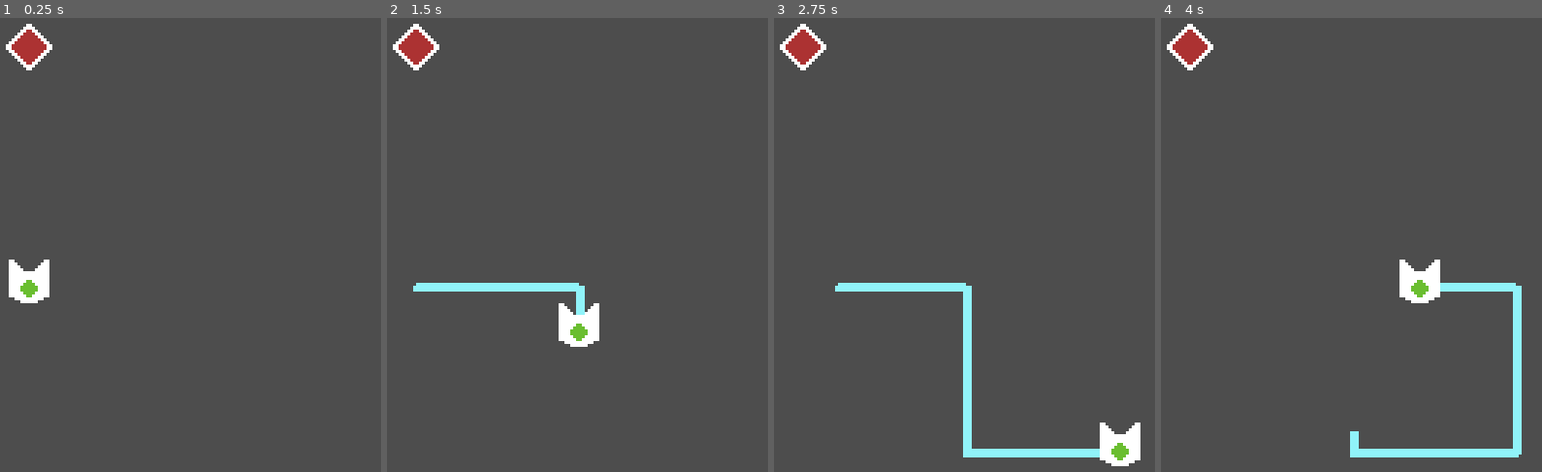
Above: before the commit, frames 1-4 (left to right).
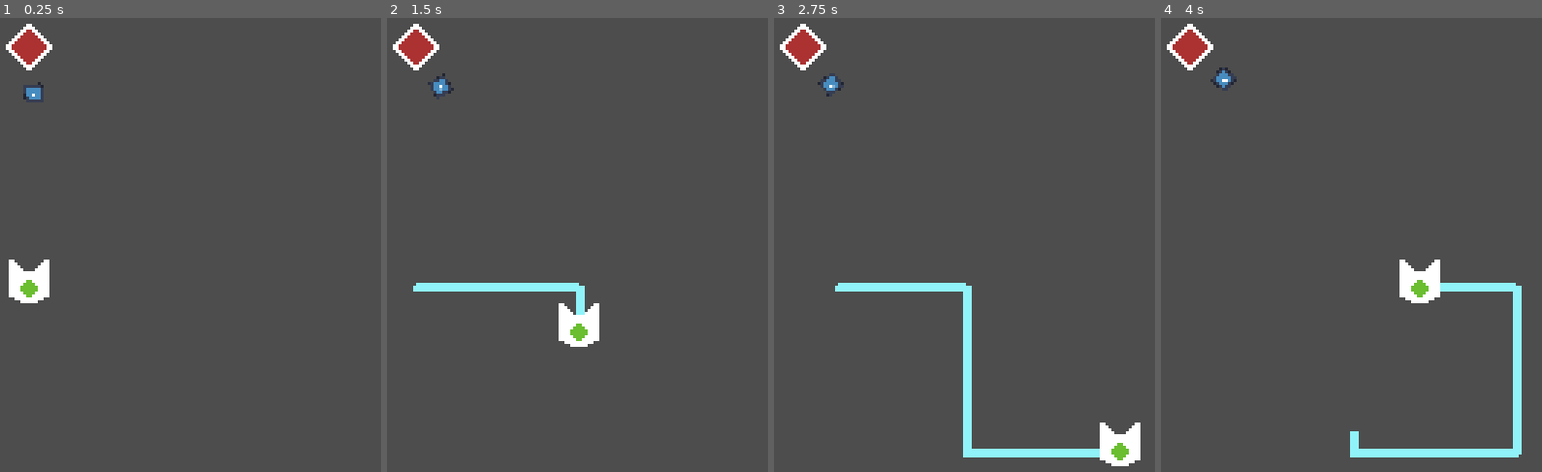
Above: after the commit, the same moments.

Repository: kennethbchen/Bullet-Wrangler-Game
Game: Godot game, scene res://Game.tscn
The game is run twice, just before and just after one commit, with the same random seed, the same clock (stepped at 60 frames per second) and the same inputs. The engine's default icon, where the game draws it, is replaced by a stand-in: a white triangle on a blue panel in a dark square.
Inputs:
- Up to frame 1 (0.25 s): no input
- Up to frame 2 (1.5 s): tap Enter at 0.5 s; hold D (Right) 0.53-1.28 s; hold Space (Attack) 0.53-1.28 s; hold S (Down) from 1.28 s (still down); tap Space (Attack) at 1.35 s
- Up to frame 3 (2.75 s): release S (Down) at 2.03 s; hold D (Right) from 2.03 s (still down); hold Space (Attack) from 2.03 s (still down)
- Up to frame 4 (4 s): release D (Right) at 2.78 s; release Space (Attack) at 2.78 s; hold W (Up) 2.78-3.53 s; tap Space (Attack) at 2.85 s; hold A (Left) from 3.53 s (still down); hold Space (Attack) from 3.53 s (still down)

The runs differ from the first frame. In frame 1, 0.1% of the frame differs, in the area x 6-12%, y 14-18%; in frame 2, 0.1%; in frame 3, 0.1%; in frame 4, 0.1%, in the area x 12-20%, y 10-16%.

Commit message:
Implemented aimsystem

Diff:
--- a/Game.tscn
+++ b/Game.tscn
@@ -10,7 +10,9 @@
 [ext_resource type="PackedScene" uid="uid://bbolx8a630ljg" path="res://Projectile.tscn" id="5_6w3up"]
 [ext_resource type="Script" path="res://Scripts/ProjectileGenerator.gd" id="6_ykelv"]
 [ext_resource type="PackedScene" uid="uid://dxsmy4ea4657t" path="res://LoopHitbox.tscn" id="7_rq6yi"]
+[ext_resource type="Script" path="res://Scripts/AimSystem.gd" id="10_u7ckr"]
 [ext_resource type="Script" path="res://Scripts/Resources/ProjectileGeneratorStep.gd" id="10_ysd5r"]
+[ext_resource type="Texture2D" uid="uid://cxwd3uqp0o3c8" path="res://icon.svg" id="11_dwx14"]
 [ext_resource type="Script" path="res://Scripts/Enemy.gd" id="12_dhr3g"]
 [ext_resource type="Texture2D" uid="uid://3qdggpkx14la" path="res://Sprites/Enemy.png" id="12_nsuc7"]
 
@@ -98,80 +100,88 @@
 position = Vector2(0, 3)
 shape = SubResource("CircleShape2D_njttx")
 
-[node name="ProjectileGenerator" type="Node2D" parent="."]
-position = Vector2(128, 48)
-script = ExtResource("6_ykelv")
-steps = Array[ExtResource("10_ysd5r")]([SubResource("Resource_quuhi"), SubResource("Resource_w11ci"), SubResource("Resource_bjoa0")])
-
-[node name="Radial" type="Node2D" parent="ProjectileGenerator"]
-visible = false
-
-[node name="Marker2D" type="Marker2D" parent="ProjectileGenerator/Radial"]
-position = Vector2(0, 8)
-rotation = 1.5708
-
-[node name="Marker2D2" type="Marker2D" parent="ProjectileGenerator/Radial"]
-position = Vector2(0, -8)
-rotation = -1.5708
-
-[node name="Brick" type="Node2D" parent="ProjectileGenerator"]
-
-[node name="1" type="Marker2D" parent="ProjectileGenerator/Brick"]
-position = Vector2(-144, 8.00003)
-rotation = 1.5708
-
-[node name="2" type="Marker2D" parent="ProjectileGenerator/Brick"]
-position = Vector2(-120, 8.00003)
-rotation = 1.5708
-
-[node name="3" type="Marker2D" parent="ProjectileGenerator/Brick"]
-position = Vector2(-96, 8.00003)
-rotation = 1.5708
-
-[node name="4" type="Marker2D" parent="ProjectileGenerator/Brick"]
-position = Vector2(-71.9999, 8.00008)
-rotation = 1.5708
-
-[node name="5" type="Marker2D" parent="ProjectileGenerator/Brick"]
-position = Vector2(-47.9999, 8.00008)
-rotation = 1.5708
-
-[node name="6" type="Marker2D" parent="ProjectileGenerator/Brick"]
-position = Vector2(-23.9999, 8.00006)
-rotation = 1.5708
-
-[node name="7" type="Marker2D" parent="ProjectileGenerator/Brick"]
-position = Vector2(6.10352e-05, 8.00006)
-rotation = 1.5708
-
-[node name="8" type="Marker2D" parent="ProjectileGenerator/Brick"]
-position = Vector2(24.0001, 8.00008)
-rotation = 1.5708
-
-[node name="9" type="Marker2D" parent="ProjectileGenerator/Brick"]
-position = Vector2(48.0001, 8.00006)
-rotation = 1.5708
-
-[node name="10" type="Marker2D" parent="ProjectileGenerator/Brick"]
-position = Vector2(72.0001, 8.00009)
-rotation = 1.5708
-
-[node name="11" type="Marker2D" parent="ProjectileGenerator/Brick"]
-position = Vector2(96.0001, 8.00009)
-rotation = 1.5708
-
-[node name="12" type="Marker2D" parent="ProjectileGenerator/Brick"]
-position = Vector2(120, 8.00011)
-rotation = 1.5708
-
-[node name="13" type="Marker2D" parent="ProjectileGenerator/Brick"]
-position = Vector2(144, 8)
-rotation = 1.5708
-
 [node name="Enemy" type="Area2D" parent="." node_paths=PackedStringArray("target_node")]
 position = Vector2(128, 48)
 script = ExtResource("12_dhr3g")
 target_node = NodePath("../Player")
+
+[node name="AimSystem" type="Node2D" parent="Enemy" node_paths=PackedStringArray("aim_target")]
+script = ExtResource("10_u7ckr")
+aim_target = NodePath("../../Player")
+
+[node name="TempVisual" type="Sprite2D" parent="Enemy/AimSystem"]
+position = Vector2(16, 0)
+rotation = 1.5708
+scale = Vector2(0.103, 0.103)
+texture = ExtResource("11_dwx14")
+
+[node name="ProjectileGenerator" type="Node2D" parent="Enemy"]
+script = ExtResource("6_ykelv")
+steps = Array[ExtResource("10_ysd5r")]([SubResource("Resource_quuhi"), SubResource("Resource_w11ci"), SubResource("Resource_bjoa0")])
+
+[node name="Radial" type="Node2D" parent="Enemy/ProjectileGenerator"]
+
+[node name="Marker2D" type="Marker2D" parent="Enemy/ProjectileGenerator/Radial"]
+position = Vector2(0, 8)
+rotation = 1.5708
+
+[node name="Marker2D2" type="Marker2D" parent="Enemy/ProjectileGenerator/Radial"]
+position = Vector2(0, -8)
+rotation = -1.5708
+
+[node name="Brick" type="Node2D" parent="Enemy/ProjectileGenerator"]
+
+[node name="1" type="Marker2D" parent="Enemy/ProjectileGenerator/Brick"]
+position = Vector2(-144, 8.00003)
+rotation = 1.5708
+
+[node name="2" type="Marker2D" parent="Enemy/ProjectileGenerator/Brick"]
+position = Vector2(-120, 8.00003)
+rotation = 1.5708
+
+[node name="3" type="Marker2D" parent="Enemy/ProjectileGenerator/Brick"]
+position = Vector2(-96, 8.00003)
+rotation = 1.5708
+
+[node name="4" type="Marker2D" parent="Enemy/ProjectileGenerator/Brick"]
+position = Vector2(-71.9999, 8.00008)
+rotation = 1.5708
+
+[node name="5" type="Marker2D" parent="Enemy/ProjectileGenerator/Brick"]
+position = Vector2(-47.9999, 8.00008)
+rotation = 1.5708
+
+[node name="6" type="Marker2D" parent="Enemy/ProjectileGenerator/Brick"]
+position = Vector2(-23.9999, 8.00006)
+rotation = 1.5708
+
+[node name="7" type="Marker2D" parent="Enemy/ProjectileGenerator/Brick"]
+position = Vector2(6.10352e-05, 8.00006)
+rotation = 1.5708
+
+[node name="8" type="Marker2D" parent="Enemy/ProjectileGenerator/Brick"]
+position = Vector2(24.0001, 8.00008)
+rotation = 1.5708
+
+[node name="9" type="Marker2D" parent="Enemy/ProjectileGenerator/Brick"]
+position = Vector2(48.0001, 8.00006)
+rotation = 1.5708
+
+[node name="10" type="Marker2D" parent="Enemy/ProjectileGenerator/Brick"]
+position = Vector2(72.0001, 8.00009)
+rotation = 1.5708
+
+[node name="11" type="Marker2D" parent="Enemy/ProjectileGenerator/Brick"]
+position = Vector2(96.0001, 8.00009)
+rotation = 1.5708
+
+[node name="12" type="Marker2D" parent="Enemy/ProjectileGenerator/Brick"]
+position = Vector2(120, 8.00011)
+rotation = 1.5708
+
+[node name="13" type="Marker2D" parent="Enemy/ProjectileGenerator/Brick"]
+position = Vector2(144, 8)
+rotation = 1.5708
 
 [node name="HealthSystem" parent="Enemy" instance=ExtResource("2_1fmnw")]
 max_health = 6
--- /dev/null
+++ b/Scripts/AimSystem.gd
@@ -0,0 +1,25 @@
+extends Node2D
+
+@export var enabled: bool = true
+
+@export var aim_target: Node2D
+
+@export var aim_speed: float = 10.0
+
+var target_rotation_radians: float = 0
+
+func _process(delta):
+	if enabled:
+		target_rotation_radians = get_angle_to(aim_target.global_position)
+		rotation = lerp_angle(rotation, rotation + target_rotation_radians, aim_speed * delta)
+
+func angle_error():
+	return abs(_angle_dif(rotation, rotation + target_rotation_radians))
+
+# Returns angle in radians ranging from -PI to PI
+func _angle_dif(from : float, to : float):
+	var ans = fposmod(to - from, TAU)
+
+	if ans > PI:
+		ans -= TAU
+	return ans
--- a/Scripts/Enemy.gd
+++ b/Scripts/Enemy.gd
@@ -1,4 +1,6 @@
 extends Area2D
+
+class_name Enemy
 
 @export var target_node: Node2D
 
--- a/Scripts/Player.gd
+++ b/Scripts/Player.gd
@@ -36,7 +36,7 @@
 	position += input_dir * speed * delta
 
 func _on_area_entered(area : Area2D):
-	if area is Projectile:
+	if area is Projectile or area is Enemy:
 		print("ow")
 		take_damage(-1)
 
--- a/Scripts/ProjectileGenerator.gd
+++ b/Scripts/ProjectileGenerator.gd
@@ -1,4 +1,4 @@
-extends Node2D
+extends Node
 
 @export var run_forever = false
 
Not shown: 1 places in Game.tscn that only renumber resources
